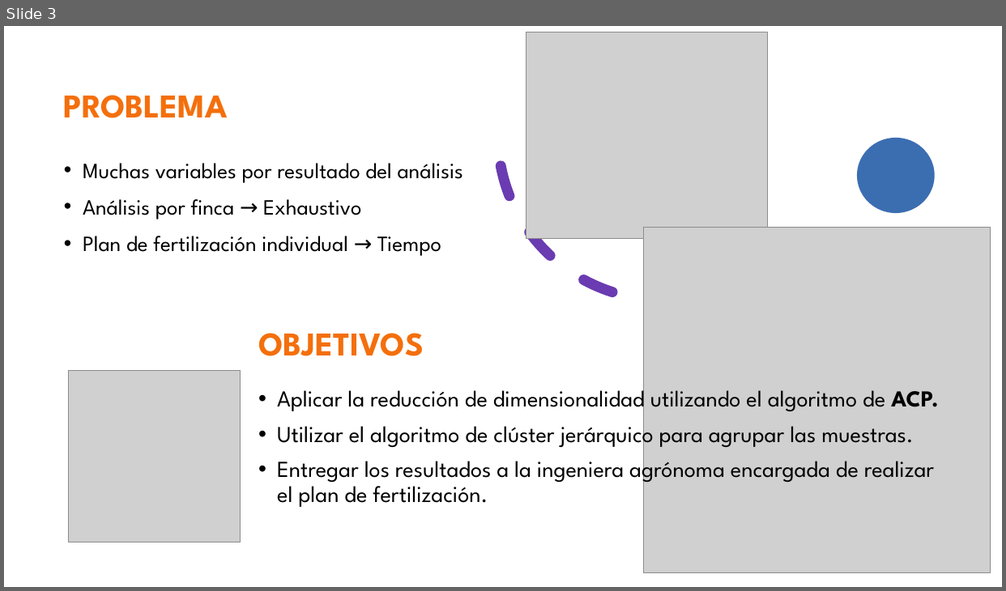
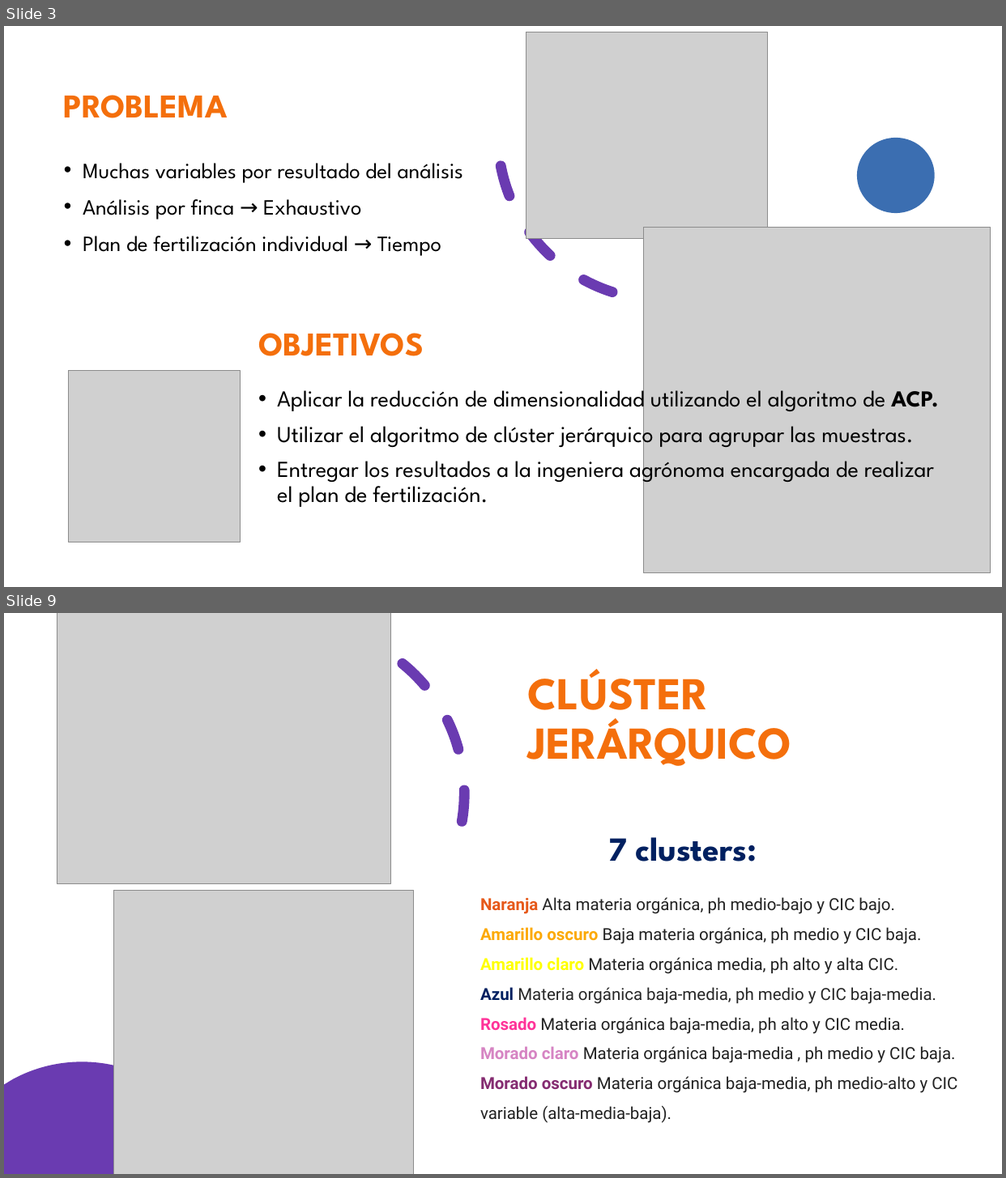
Before and after one commit to lplugof62/lorena_lugo_KC, a slide deck: Proyecto final/Sustentación data science.pptx. Shown one above the other, each under a label of ours: slide 3 before the commit, slides 3 and 9 after it; the slides between them are not shown. The pictures are 1006x591 and 1006x1178 pixels, drawn with LibreOffice and Linux fonts; fonts in the diff are those of the drawing; grey boxes stand for pictures. Boxes give left, top, right and bottom in pixels: in the first picture for what was removed or moved away, otherwise in the second. Text is boxed around its words. In the diff, an @@ line names an element or a change of style, - is before the commit and + after.

```diff
--- a/Proyecto final/Sustentación data science.pptx
+++ b/Proyecto final/Sustentación data science.pptx
@@ slide 9 added at bbox=[4, 613, 1002, 1174], background #FFFFFF; not listed: 2 template elements that a slide beside it also shows @@
@@ rectangle added at bbox=[4, 613, 1002, 1174], fill #FFFFFF @@
@@ picture added at bbox=[57, 613, 391, 884] @@
@@ arc (boxed as its full ellipse) added at bbox=[86, 613, 509, 1005], outline #6A3BB1 10 pt dashed @@
@@ text added at bbox=[527, 669, 791, 766], 44 pt, text #F46F0C, bold @@
+CLÚSTER JERÁRQUICO
@@ title added at bbox=[608, 837, 757, 862], 32.4 pt, text #002060, bold @@
+7 clusters:
@@ picture added at bbox=[113, 891, 414, 1174] @@
@@ text added at bbox=[480, 897, 957, 1123], 16 pt, text #212121 @@
+Naranja Alta materia orgánica, ph medio-bajo y CIC bajo.
+Amarillo oscuro Baja materia orgánica, ph medio y CIC baja.
+Amarillo claro Materia orgánica media, ph alto y alta CIC.
+Azul Materia orgánica baja-media, ph medio y CIC baja-media.
+Rosado Materia orgánica baja-media, ph alto y CIC media.
+Morado claro Materia orgánica baja-media , ph medio y CIC baja.
+Morado oscuro Materia orgánica baja-media, ph medio-alto y CIC variable (alta-media-baja).
@@ freeform shape added at bbox=[4, 1063, 223, 1174], fill #6A3BB1 @@
```
Also in this commit, not shown: 1 slide changed, 7 other slides added, 2 slides removed.
